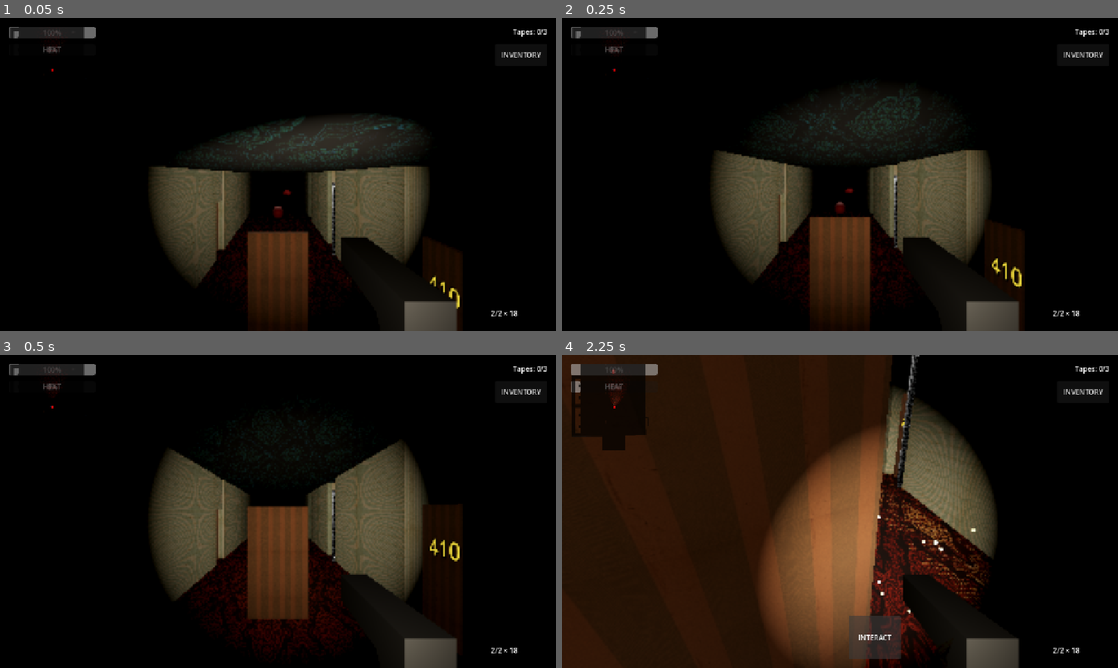
Above: before the commit, frames 1-4 (two rows, left to right).
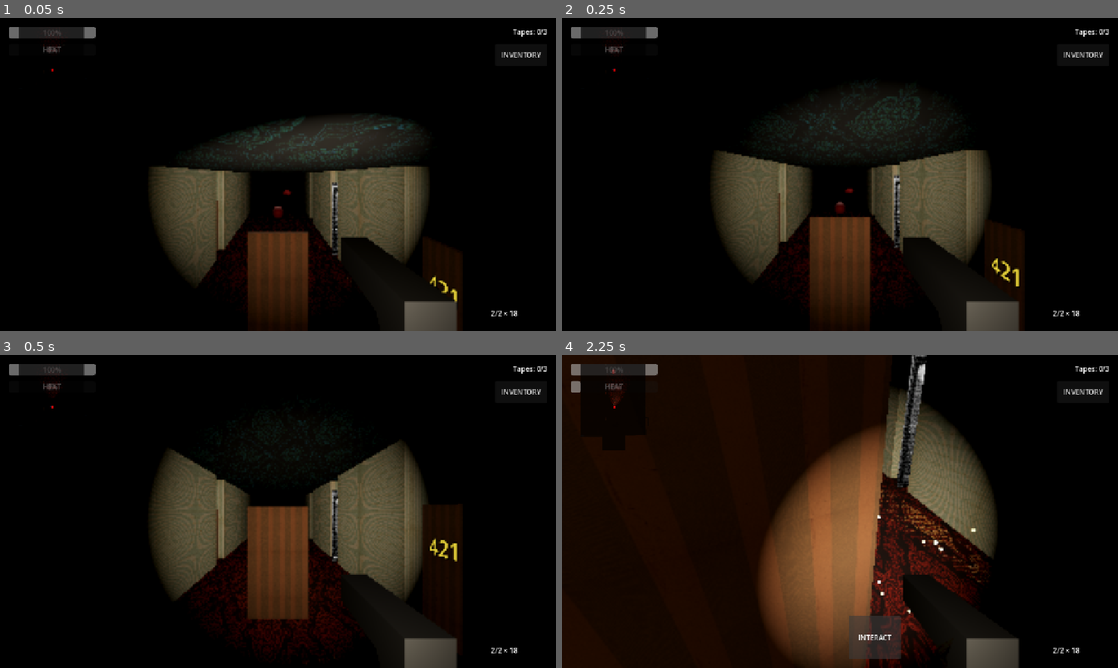
Above: after the commit, the same moments.

Repository: sergesvalov/alex_fight
Game: Godot game, scene res://scenes/levels/hotel_siberia/hotel_level_4.tscn
The game is run twice, just before and just after one commit, with the same random seed, the same clock (stepped at 60 frames per second) and the same inputs. Sound files missing from this copy of the repository are replaced by a short silence.
Inputs (mouse positions are in pixels of both pictures, inside the frame that each line leads up to):
- Up to frame 1 (0.05 s): no input
- Up to frame 2 (0.25 s): no input
- Up to frame 3 (0.5 s): no input
- Up to frame 4 (2.25 s): tap Enter at 0.5 s; move the mouse to (867, 511) at 0.52 s; hold Up (ui_up) 0.53-2 s; click (867, 511) at 0.6 s; move the mouse to (812, 511) at 1.27 s; tap E at 1.35 s; click "INTERACT" at 2 s

The runs differ from the first frame. In frame 1, 0.5% of the frame differs, in the area x 1-83%, y 3-93%; in frame 2, 0.5%; in frame 3, 0.5%; in frame 4, 1.3%, in the area x 1-77%, y 0-78%.
Error in both runs: Invalid assignment of property or key 'patrol_points' with value of type 'Array' on a base object of type 'CharacterBody3D (CerberusAI)'. (res://scripts/levels…

Commit message:
feat: match hotel level generator rooms exactly with the floor plan layout

Diff:
--- a/scripts/levels/hotel_level_generator_geometry.gd
+++ b/scripts/levels/hotel_level_generator_geometry.gd
@@ -26,23 +26,36 @@
 	var step = double_room_step if is_left else single_room_step
 	var room_x = double_room_x if is_left else single_room_x
 	var suffixes = double_room_suffixes if is_left else single_room_suffixes
-	var prefix = "DoubleRoomL" if is_left else "SingleRoomR"
+	var prefix = "DoubleRoomL_" if is_left else "SingleRoomR_"
 	var side_str = "L_" if is_left else "R_"
 
 	for i in range(num_rooms):
 		var c_z = start_z - i * step
+		var reverse_i = num_rooms - 1 - i
+		var is_flipped = false
+
 		var room
 		if is_left:
-			room = double_room_large_scene.instantiate() if i < 2 else double_room_scene.instantiate()
+			var is_large = reverse_i < 2
+			room = double_room_large_scene.instantiate() if is_large else double_room_scene.instantiate()
 			HotelDoorGenerator.create_room_main_door(room, Vector3(4.3, 0, 0.5), true)
 			HotelDoorGenerator.create_room_wc_door(room, Vector3(1.55, 0, -3.6), true)
+			if reverse_i == 5:
+				is_flipped = true
 		else:
 			room = single_room_scene.instantiate()
 			HotelDoorGenerator.create_room_main_door(room, Vector3(-3.05, 0, -0.25), false)
 			HotelDoorGenerator.create_room_wc_door(room, Vector3(-2.2, 0, -0.25), false)
-
-		room.name = prefix + str(i + 1) + "_F" + str(f_num)
+			if reverse_i in [4, 6, 7]:
+				is_flipped = true
+
+		var room_number = str(f_num) + suffixes[reverse_i]
+		room.name = prefix + room_number
 		room.transform.origin = Vector3(room_x, room_y_offset, c_z)
+
+		if is_flipped:
+			room.scale.z = -1
+
 		parent.add_child(room)
 		room.owner = get_tree().edited_scene_root
 
@@ -58,12 +71,13 @@
 		room.add_child(lm)
 		lm.owner = get_tree().edited_scene_root
 
-		lm.room_number = str(f_num) + suffixes[i % suffixes.size()]
+		lm.room_number = room_number
 
 		if "carpet_color" in room:
 			room.carpet_color = carpet_color
 
-		var current_door_offset = room_door_z_offset * GlobalConfig.get_floor_scale() if is_left else -0.25 * GlobalConfig.get_floor_scale()
+		var flip_mult = -1.0 if is_flipped else 1.0
+		var current_door_offset = (room_door_z_offset * GlobalConfig.get_floor_scale() if is_left else -0.25 * GlobalConfig.get_floor_scale()) * flip_mult
 		var half_opening = room_door_opening_width / 2.0
 		var door_center_z = c_z + current_door_offset
 		var door_top_z = door_center_z + half_opening
@@ -77,8 +91,8 @@
 		_create_wall(parent, "CorrWall_" + side_str + "end", Vector3(wall_x, 0, (total_corridor_end + prev_z) / 2.0), prev_z - total_corridor_end)
 
 func _generate_map_decals(parent: Node3D) -> void:
-	# Place at 1/4th step to avoid SingleRoom doors (which are at 0 and 1/2 step relative to DoubleRoom)
-	var map_z = double_room_start_z - (double_room_step * 0.25)
+	# Place near the elevator (North end, Z=-42.5) where it's a solid wall on both sides
+	var map_z = -42.5 * GlobalConfig.get_floor_scale()
 	var inner_wall_x = (corridor_width / 2.0) - (wall_thickness / 2.0)
 	var decal_x = inner_wall_x - map_decal_wall_offset
 
